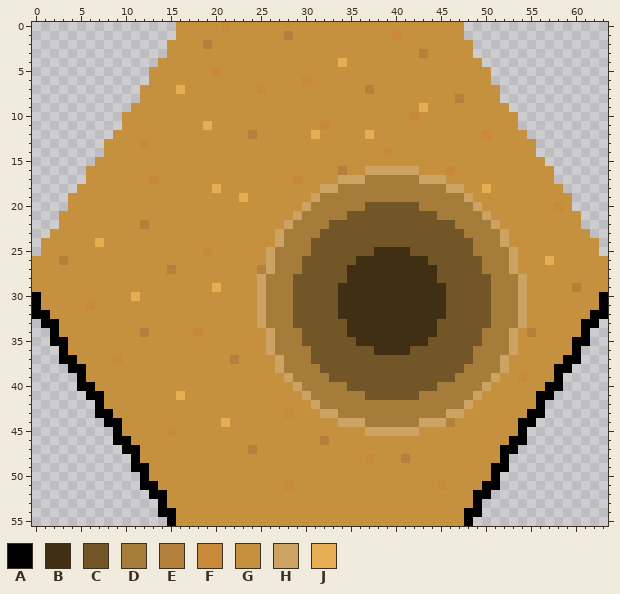
File history of a pixel-art sprite, Images/TileSets/HexaRealm/Tiles/aaas.png. This is how it looked before the edit.
The file is 64x56 pixels. Colours within 5 levels of each other are drawn and written as one.
Palette (. is transparent): A #000000  B #402f13  C #735628  D #a67c3a  E #b3813b  F #c88a39  G #c6913f  H #cca363  J #e7ad52
Now the later version:
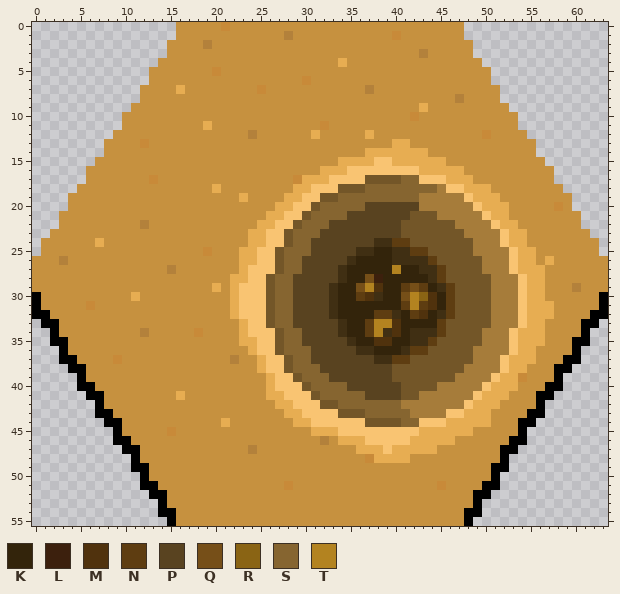
Colours new in this view: K #33240b  L #3c200d  M #50320d  N #5e3d11  P #594320  Q #764f18  R #8a6414  S #866530  T #b38320
The edit:
colour H: #cca363 -> #f9c472
y 13: x 40..41 GG -> JJ
y 14: x 37..43 GGFGGGG -> JJJJJJJ
y 15: x 34..45 GGGGGGGGGGGG -> JJJJHHJJJJJJ
y 16: x 32..36 GGEGG -> JJJHH; x 43..47 GGGFG -> JJJJJ
y 17: x 30..33 GGGG -> JJJH; x 37..42 DDDDDD -> CCCCSS; x 46..48 GGG -> JJJ
y 18: x 29..31 GGG -> JJH; x 34..44 DDDDDDDDDDD -> CCCSSSSSSSS; x 48..49 GG -> JJ
y 19: x 28..30 GGG -> JJH; x 32..42 DDDDDDDDDDD -> CCSSSSSSSSS; x 49..51 GGG -> JJJ
y 20: x 27..29 GGG -> JJH; x 31..42 DDDDDDCCCCCC -> CSSSSSPPPPPP; x 50..52 GGG -> JJJ
y 21: x 26..28 GGG -> JJH; x 30..41 DDDDDCCCCCCC -> CSSSSPPPPPPP; x 51..52 GG -> JJ
y 22: x 25..27 GGG -> JJH; x 29..40 DDDDCCCCCCCC -> CSSSPPPPPPPP; x 52..53 GG -> JJ
y 23: x 24..26 GGG -> JJH; x 28..40 DDDDCCCCCCCCC -> CSSSPPPPPPPPP; x 53..54 GG -> JJ
y 24: x 24..26 GGG -> JJH; x 28..41 DDDCCCCCCCCCCC -> CSSPPPPPPPBBNN; x 53..54 GG -> JJ
y 25: x 23..25 GGG -> JJH; x 27..39 DDDDCCCCCCCBB -> CSSSPPPPPBBKK; x 42..43 CC -> NN; x 54..55 GG -> JJ
y 26: x 23..25 GGG -> JJH; x 27..39 DDDCCCCCCBBBB -> CSSPPPPPBKKKK; x 44 C -> N; x 54..55 GG -> JJ
y 27: x 23..25 GGE -> JHH; x 27..42 DDDCCCCCBBBBBBBB -> CSSPPPPBKKKKKTKK; x 45 C -> N; x 54..56 GGG -> JJJ
y 28: x 22..24 GGG -> JJH; x 26..43 DDDCCCCCCBBBBBBBBB -> CSSPPPPPBKKQLKKKKK; x 45 C -> N; x 55..56 GG -> JJ
y 29: x 22..24 GGG -> JHH; x 26..44 DDDCCCCCBBBBBBBBBBB -> CSSPPPPBKKQTMKKNQNK; x 46 C -> N; x 55..56 GG -> JJ
y 30: x 22..24 GGG -> JHH; x 26..37 DDDCCCCCBBBB -> CSSPPPPBKKNM; x 39..46 BBBBBBBC -> KKQTRMKN; x 55..56 GG -> JJ
y 31: x 22..24 GGG -> JHH; x 26..46 DDDCCCCCBBBBBBBBBBBBC -> CSSPPPPBKKKKKKKNTNMKN; x 55..57 GGG -> JJJ
y 32: x 22..24 GGG -> JHH; x 26..39 DDDCCCCCBBBBBB -> CSSPPPPBKKKKNN; x 41..44 BBBB -> KNMK; x 46 C -> N; x 55..57 GGG -> JJJ
y 33: x 23..24 GG -> JH; x 26..45 DDDCCCCCCBBBBBBBBBBC -> CSSPPPPPBKKNTTMKKKKN; x 55..56 GG -> JJ
y 34: x 23..25 GGG -> JHH; x 27..38 DDDCCCCCBBBB -> CSSPPPPBKKNT; x 40..41 BB -> MK; x 45 C -> N; x 54..56 GEG -> JJJ
y 35: x 23..25 GGG -> JJH; x 27..41 DDDCCCCCCBBBBBB -> CSSPPPPPBKKMMKK; x 44 C -> N; x 54..56 GGG -> JJJ
y 36: x 24..25 GG -> JH; x 27..40 DDDDCCCCCCCBBB -> CSSSPPPPPBBKKK; x 42..43 CC -> NN; x 54..55 GG -> JJ
y 37: x 25..26 GG -> JH; x 28..41 DDDCCCCCCCCCCC -> CSSPPPPPPPBBNN; x 53..55 GGG -> JJJ
y 38: x 25..26 GG -> JH; x 28..39 DDDDCCCCCCCC -> CSSSPPPPPPPP; x 53..54 GG -> JJ
y 39: x 26..27 GG -> JH; x 29..39 DDDDCCCCCCC -> CSSSPPPPPPP; x 52..53 GG -> JJ
y 40: x 26..28 GGG -> JHH; x 30..40 DDDDDCCCCCC -> CSSSSPPPPPP; x 51..53 GGG -> JJJ
y 41: x 26..29 GGGG -> JJHH; x 31..40 DDDDDDCCCC -> CSSSSSPPPP; x 50..52 GGG -> JJJ
y 42: x 27..30 GGGG -> JJHH; x 32..40 DDDDDDDDD -> CCSSSSSSS; x 49..51 GGG -> JJJ
y 43: x 28..31 FGGG -> JJHH; x 34..41 DDDDDDDD -> CCCSSSSS; x 48..50 GGG -> JJJ
y 44: x 29..33 GGGGG -> JJHHH; x 37..42 DDDDDD -> CCCCSS; x 46..50 EGGGG -> JJJJJ
y 45: x 31..36 GGGGGG -> JJJHHH; x 43..48 GGGGGG -> JJJJJJ
y 46: x 34..46 GGGGGGGGGGGGG -> JJJHHHHHJJJJJ
y 47: x 36..44 GGGGGGGGG -> JJJHJJJJJ
y 48: x 38..41 GGGE -> JJJJ
